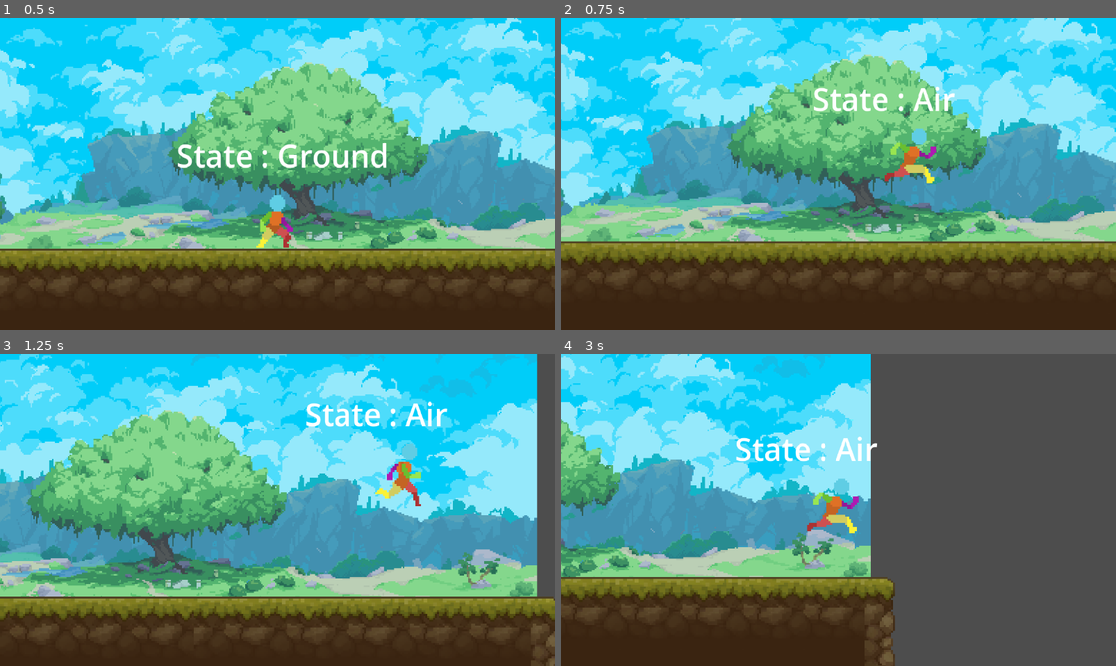
Above: before the commit, frames 1-4 (two rows, left to right).
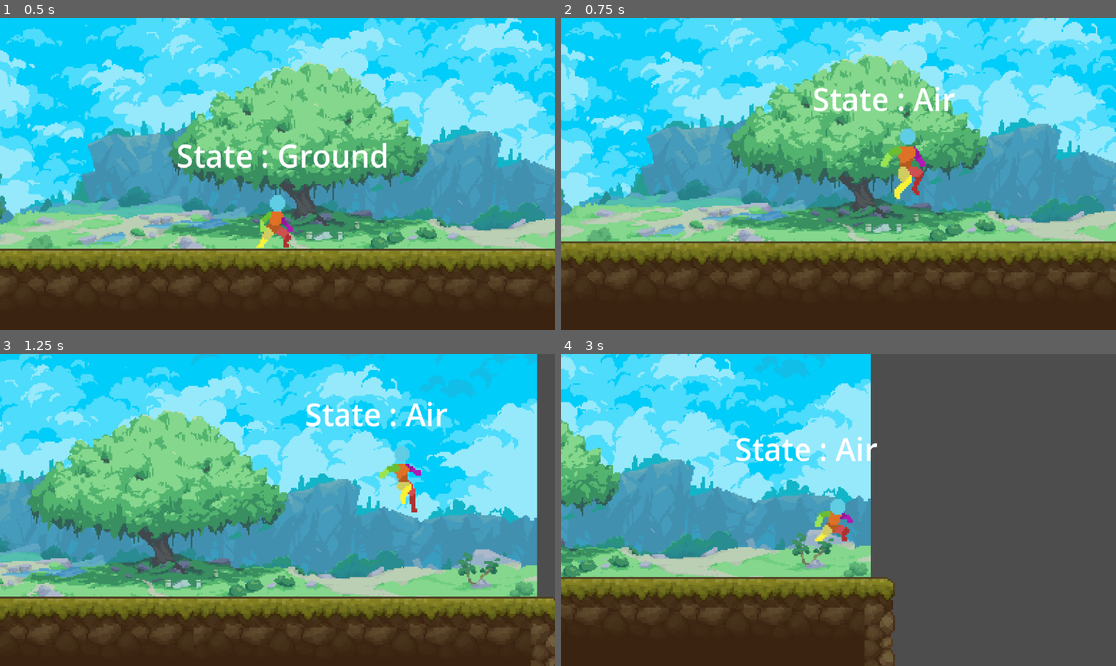
Above: after the commit, the same moments.

Repository: KobyS82/Platformer
Game: Godot game, scene res://Levels/test_level.tscn
Same seed, same stepped clock (60 frames per second), same inputs: the game is played once before the commit and once after it.
Inputs:
- Up to frame 1 (0.5 s): no input
- Up to frame 2 (0.75 s): hold D (right) from 0.53 s (still down); hold Space (jump) from 0.53 s (still down)
- Up to frame 3 (1.25 s): keep holding D (right); keep holding Space (jump)
- Up to frame 4 (3 s): release Space (jump) at 1.28 s; tap Space (jump) at 1.35, 1.52, 1.82, 2.85 s; release D (right) at 2.03 s; hold A (left) 2.03-2.78 s; hold Space (jump) 2.03-2.78 s; hold D (right) from 2.78 s (still down)

Frame 1 is identical in both runs. In frame 2, 1.0% of the frame differs, in the area x 57-68%, y 35-59%; in frame 3, 0.7%; in frame 4, 0.9%.

Commit message:
added double jump stateMachine logic

Diff:
--- a/Character/AirState.gd
+++ b/Character/AirState.gd
@@ -4,6 +4,7 @@
 
 @export var ground_state : State
 @export var double_jump_velocity : float = -100.0
+@export var double_jump_animation : String = "double_jump"
 
 var has_double_jumped : bool = false
 
@@ -21,5 +22,6 @@
 
 func double_jump():
 	character.velocity.y = double_jump_velocity
+	playback.travel(double_jump_animation)
 #	animated_sprite.play("jump_double")
 	has_double_jumped = true
--- a/Character/CharacterStateMachine.gd
+++ b/Character/CharacterStateMachine.gd
@@ -3,6 +3,7 @@
 class_name CharacterStateMachine
 
 @export var character : CharacterBody2D
+@export var animation_tree : AnimationTree
 @export var current_state : State
 
 var states : Array[State]
@@ -16,6 +17,7 @@
 
 			# Set the states up with what they need to function
 			child.character = character
+			child.playback = animation_tree["parameters/playback"]
 
 		else:
 			push_warning("Child " + child.name + " is not a State for CharacterStateMachine")
--- a/Character/GroundState.gd
+++ b/Character/GroundState.gd
@@ -4,6 +4,7 @@
 
 @export var jump_velocity : float = -150.0
 @export var air_state : State
+@export var jump_animation : String = "jump"
 
 func state_input(event : InputEvent):
 	if(event.is_action_pressed("jump")):
@@ -12,3 +13,4 @@
 func jump():
 	character.velocity.y = jump_velocity
 	next_state = air_state
+	playback.travel(jump_animation)
--- a/Character/State.gd
+++ b/Character/State.gd
@@ -5,6 +5,7 @@
 @export var can_move : bool = true
 
 var character : CharacterBody2D
+var playback : AnimationNodeStateMachinePlayback
 var next_state : State
 
 func state_process(delta):
--- a/Character/player.tscn
+++ b/Character/player.tscn
@@ -538,13 +538,41 @@
 blend_point_2/pos = -1.0
 blend_mode = 1
 
+[sub_resource type="AnimationNodeAnimation" id="AnimationNodeAnimation_uw0lx"]
+animation = &"double_jump"
+
+[sub_resource type="AnimationNodeAnimation" id="AnimationNodeAnimation_dhwpc"]
+animation = &"jump_end"
+
+[sub_resource type="AnimationNodeAnimation" id="AnimationNodeAnimation_ibjx5"]
+animation = &"jump_start"
+
 [sub_resource type="AnimationNodeStateMachineTransition" id="AnimationNodeStateMachineTransition_o6ryi"]
 advance_mode = 2
+
+[sub_resource type="AnimationNodeStateMachineTransition" id="AnimationNodeStateMachineTransition_km70u"]
+
+[sub_resource type="AnimationNodeStateMachineTransition" id="AnimationNodeStateMachineTransition_8343j"]
+
+[sub_resource type="AnimationNodeStateMachineTransition" id="AnimationNodeStateMachineTransition_spc5p"]
+switch_mode = 2
+advance_mode = 2
+
+[sub_resource type="AnimationNodeStateMachineTransition" id="AnimationNodeStateMachineTransition_6ylx0"]
+
+[sub_resource type="AnimationNodeStateMachineTransition" id="AnimationNodeStateMachineTransition_1m81a"]
 
 [sub_resource type="AnimationNodeStateMachine" id="AnimationNodeStateMachine_hakgs"]
 states/Move/node = SubResource("AnimationNodeBlendSpace1D_qgxkq")
 states/Move/position = Vector2(379, 100)
-transitions = ["Start", "Move", SubResource("AnimationNodeStateMachineTransition_o6ryi")]
+states/double_jump/node = SubResource("AnimationNodeAnimation_uw0lx")
+states/double_jump/position = Vector2(560, 24)
+states/jump_end/node = SubResource("AnimationNodeAnimation_dhwpc")
+states/jump_end/position = Vector2(560, 100)
+states/jump_start/node = SubResource("AnimationNodeAnimation_ibjx5")
+states/jump_start/position = Vector2(379, 29)
+transitions = ["Start", "Move", SubResource("AnimationNodeStateMachineTransition_o6ryi"), "Move", "jump_start", SubResource("AnimationNodeStateMachineTransition_km70u"), "jump_start", "jump_end", SubResource("AnimationNodeStateMachineTransition_8343j"), "jump_end", "Move", SubResource("AnimationNodeStateMachineTransition_spc5p"), "jump_start", "double_jump", SubResource("AnimationNodeStateMachineTransition_6ylx0"), "double_jump", "jump_end", SubResource("AnimationNodeStateMachineTransition_1m81a")]
+graph_offset = Vector2(-1, -34)
 
 [sub_resource type="AnimationNodeStateMachinePlayback" id="AnimationNodeStateMachinePlayback_1xv2o"]
 
@@ -579,14 +607,16 @@
 parameters/playback = SubResource("AnimationNodeStateMachinePlayback_1xv2o")
 parameters/Move/blend_position = -0.000870347
 
-[node name="CharacterStateMachine" type="Node" parent="." node_paths=PackedStringArray("character", "current_state")]
+[node name="CharacterStateMachine" type="Node" parent="." node_paths=PackedStringArray("character", "animation_tree", "current_state")]
 script = ExtResource("6_iuf56")
 character = NodePath("..")
+animation_tree = NodePath("../AnimationTree")
 current_state = NodePath("Ground")
 
 [node name="Ground" type="Node" parent="CharacterStateMachine" node_paths=PackedStringArray("air_state")]
 script = ExtResource("7_i0ml2")
 air_state = NodePath("../Air")
+jump_animation = "jump_start"
 
 [node name="Air" type="Node" parent="CharacterStateMachine" node_paths=PackedStringArray("ground_state")]
 script = ExtResource("8_37all")
Not shown: 1 places in Character/player.tscn that only renumber resources
